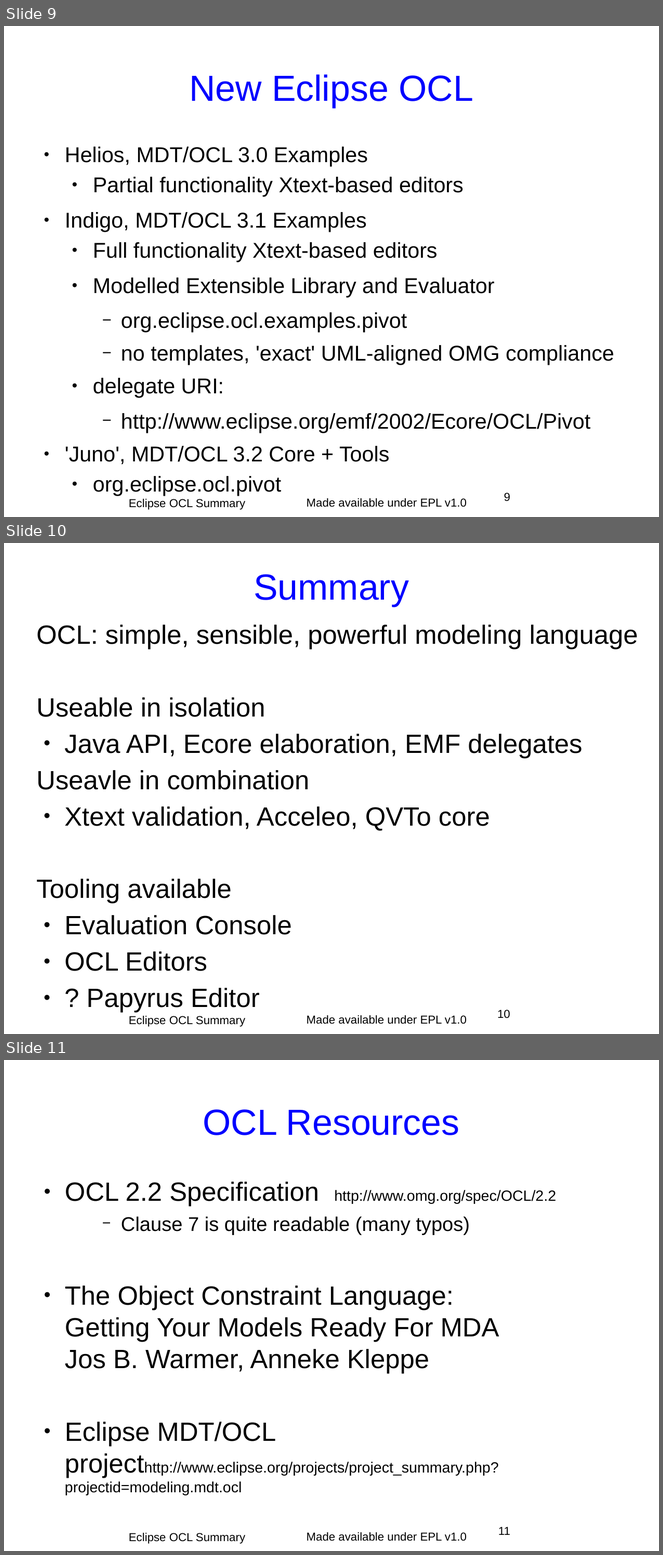
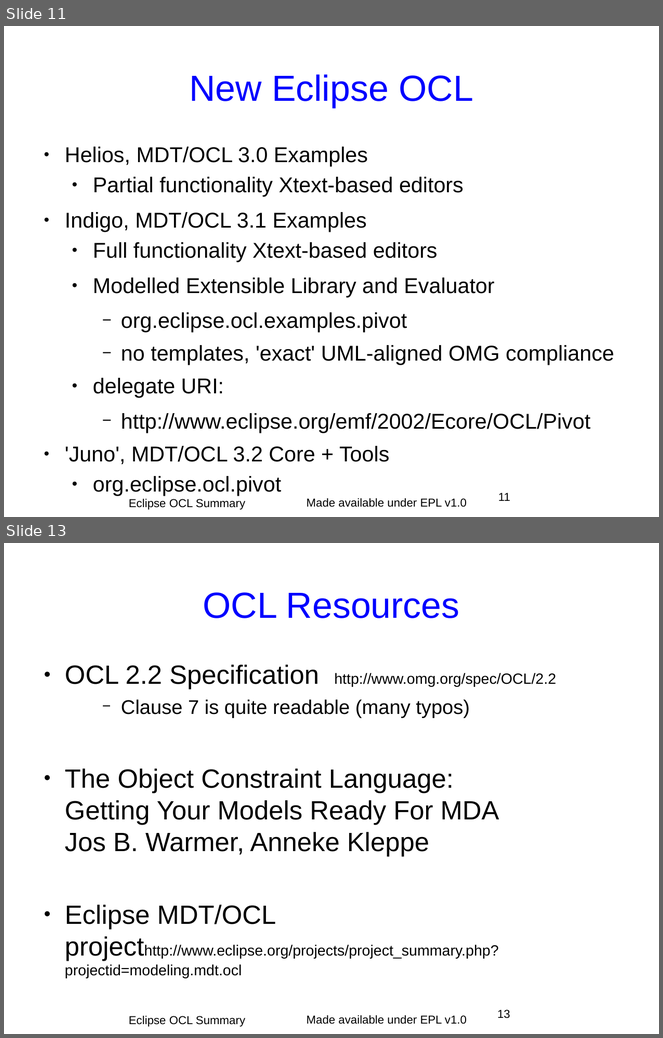
Before and after one commit to eclipse-ocl/ocl-website, a slide deck: ocl/docs/publications/ECE2011BoF/EclipseOCLSummary.odp. Shown one above the other, each under a label of ours: slides 9, 10 and 11 before the commit, slides 11 and 13 after it; the slides between them are not shown. The pictures are 663x1555 and 663x1038 pixels, drawn with LibreOffice and Linux fonts; fonts in the diff are those of the drawing; background and template pictures are left out. Boxes give left, top, right and bottom in pixels: in the first picture for what was removed or moved away, otherwise in the second. Text is boxed around its words. In the diff, an @@ line names an element or a change of style, - is before the commit and + after.

```diff
--- a/ocl/docs/publications/ECE2011BoF/EclipseOCLSummary.odp
+++ b/ocl/docs/publications/ECE2011BoF/EclipseOCLSummary.odp
@@ slide 10 removed at box(4, 543, 659, 1034), background #FFFFFF; not listed: 1 template element that a slide beside it also shows @@
@@ title removed at box(254, 574, 409, 606) @@
-Summary
@@ text removed at box(36, 625, 638, 971) @@
-OCL: simple, sensible, powerful modeling language
-Useable in isolation
-● Java API, Ecore elaboration, EMF delegates
-Useavle in combination
-● Xtext validation, Acceleo, QVTo core
-Tooling available
-● Evaluation Console
-● OCL Editors
-● ? Papyrus Editor
@@ page number removed at box(497, 1010, 510, 1019) @@
-10
@@ text removed at box(129, 1016, 245, 1027) @@
-Eclipse OCL Summary
@@ what was slide 9 is now slide 11 @@
@@ page number at box(499, 493, 510, 501): text changed @@
-9
+11
@@ what was slide 11 is now slide 13 @@
@@ page number at box(497, 1010, 510, 1019): text changed @@
-11
+13
```
Also in this commit, not shown: 1 slide changed, 3 slides added.
